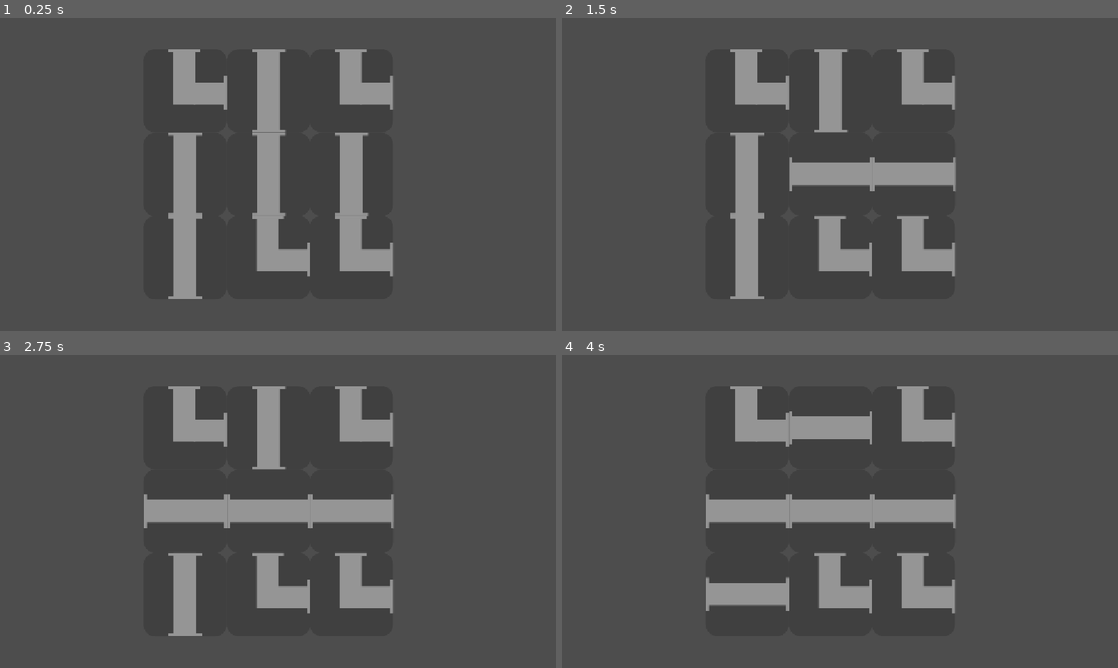
Above: before the commit, frames 1-4 (two rows, left to right).
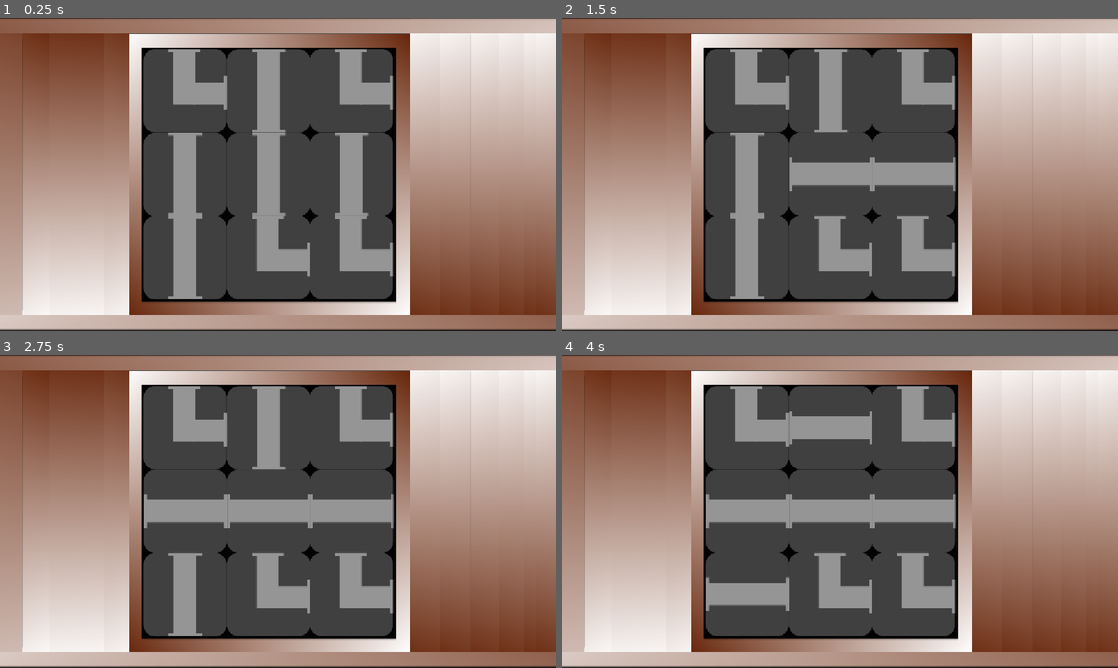
Above: after the commit, the same moments.

Repository: AmossLee274/67
Game: Godot game, scene res://task_2.tscn
Two runs of this game, one before a commit and one after it. Both use one fixed random seed, a clock stepped at 60 frames per second and the inputs below. This scene is started directly instead of the project's main scene.
Inputs (mouse positions are in pixels of both pictures, inside the frame that each line leads up to):
- Up to frame 1 (0.25 s): no input
- Up to frame 2 (1.5 s): tap Enter at 0.5 s; move the mouse to (912, 174) at 0.52 s; click (912, 174) at 0.6 s; tap Space at 1.25 s; move the mouse to (828, 174) at 1.27 s; click (828, 174) at 1.35 s
- Up to frame 3 (2.75 s): tap Enter at 2 s; move the mouse to (183, 511) at 2.02 s; click (183, 511) at 2.1 s
- Up to frame 4 (4 s): tap Space at 2.75 s; move the mouse to (828, 426) at 2.77 s; click (828, 426) at 2.85 s; tap Enter at 3.5 s; move the mouse to (745, 596) at 3.52 s; click (745, 596) at 3.6 s

The runs differ from the first frame. In frame 1, 65% of the frame differs, in the area x 0-100%, y 0-100%; in frame 2, 65%; in frame 3, 65%; in frame 4, 65%.

Commit message:
background

Diff:
--- a/task_2.gd
+++ b/task_2.gd
@@ -59,18 +59,6 @@
 	return false
 
 
-func check_puzzle() -> bool:
-	for pipe in pipes:
-
-		var neighbors = find_neighbors(pipe)
-
-		for other_pipe in neighbors:
-
-			if not check_connection(pipe, other_pipe):
-				return false
-
-	return true
-
 
 func _ready() -> void:
 
@@ -99,14 +87,12 @@
 
 func _process(delta: float) -> void:
 
-	if check_puzzle():
-		print("PUZZLE SOLVED!")
 
 	if Hasprint == true:
 		pass
 
 	if not Hasprint and $Straight5.up == true and $Straight4.up == true and $Curved3.down == true and $Curved3.right == tr …(235 unchanged characters)…
-		Complete()
+		print("PUZZLE SOLVED!")
 
 
 	if $Straight5.up == true and $Straight4.up == true :
--- a/task_2.tscn
+++ b/task_2.tscn
@@ -1,11 +1,17 @@
 [gd_scene format=3 uid="uid://boyusto2f0fca"]
 
 [ext_resource type="Script" uid="uid://dyo3ddlmw0af7" path="res://task_2.gd" id="1_erq8f"]
+[ext_resource type="Texture2D" uid="uid://dgyj4bijpdyur" path="res://w.png" id="2_lfjqd"]
 [ext_resource type="PackedScene" uid="uid://ggelo83owabb" path="res://straight.tscn" id="2_md183"]
 [ext_resource type="PackedScene" uid="uid://be1ffa2lh8g4t" path="res://curved.tscn" id="3_lfjqd"]
 
 [node name="Task 2" type="Node2D" unique_id=995482434]
 script = ExtResource("1_erq8f")
+
+[node name="Sprite2D3" type="Sprite2D" parent="." unique_id=1056433310]
+position = Vector2(557, 324.5)
+scale = Vector2(0.8888889, 1.5972602)
+texture = ExtResource("2_lfjqd")
 
 [node name="Straight2" parent="." unique_id=332857186 instance=ExtResource("2_md183")]
 position = Vector2(728.99994, 323.99997)
@@ -42,3 +48,83 @@
 [node name="Curved3" parent="." unique_id=1549767154 instance=ExtResource("3_lfjqd")]
 position = Vector2(384.00003, 151.00002)
 scale = Vector2(0.77, 0.77)
+
+[node name="Sprite2D4" type="Sprite2D" parent="." unique_id=2055491032]
+position = Vector2(1546.5498, 322.84378)
+scale = Vector2(2.1203954, 1.769007)
+texture = ExtResource("2_lfjqd")
+
+[node name="Sprite2D5" type="Sprite2D" parent="." unique_id=483395074]
+position = Vector2(1577.5499, 324.34378)
+scale = Vector2(2.0260274, 1.7607876)
+texture = ExtResource("2_lfjqd")
+
+[node name="Sprite2D6" type="Sprite2D" parent="." unique_id=844649160]
+position = Vector2(1609.0499, 324.34378)
+scale = Vector2(1.9301369, 1.7607878)
+texture = ExtResource("2_lfjqd")
+
+[node name="Sprite2D7" type="Sprite2D" parent="." unique_id=653577744]
+position = Vector2(1638.5499, 322.84378)
+scale = Vector2(1.8403348, 1.769007)
+texture = ExtResource("2_lfjqd")
+
+[node name="Sprite2D8" type="Sprite2D" parent="." unique_id=758801073]
+position = Vector2(1664.5498, 324.34378)
+scale = Vector2(1.7611871, 1.7607878)
+texture = ExtResource("2_lfjqd")
+
+[node name="Sprite2D9" type="Sprite2D" parent="." unique_id=812464150]
+position = Vector2(1677.0498, 325.34378)
+scale = Vector2(1.7231355, 1.7553083)
+texture = ExtResource("2_lfjqd")
+
+[node name="Sprite2D11" type="Sprite2D" parent="." unique_id=1995014074]
+position = Vector2(-296, 317.34375)
+scale = Vector2(1.714155, 1.7991439)
+texture = ExtResource("2_lfjqd")
+
+[node name="Sprite2D12" type="Sprite2D" parent="." unique_id=1448213800]
+position = Vector2(-351, 324.00003)
+scale = Vector2(1.714155, 1.7078768)
+texture = ExtResource("2_lfjqd")
+
+[node name="Sprite2D13" type="Sprite2D" parent="." unique_id=1507071797]
+position = Vector2(-403.04996, 324.00003)
+scale = Vector2(1.714003, 1.7078768)
+texture = ExtResource("2_lfjqd")
+
+[node name="Sprite2D3" type="Sprite2D" parent="Sprite2D13" unique_id=2016468169]
+position = Vector2(-1505.4656, -2.0493383)
+scale = Vector2(5.682582, 1.0378985)
+texture = ExtResource("2_lfjqd")
+
+[node name="Sprite2D14" type="Sprite2D" parent="." unique_id=1939613485]
+position = Vector2(-462, 324.00003)
+scale = Vector2(1.714155, 1.7078768)
+texture = ExtResource("2_lfjqd")
+
+[node name="Sprite2D3" type="Sprite2D" parent="Sprite2D14" unique_id=254762175]
+position = Vector2(-266.60352, 54.45352)
+scale = Vector2(1.714155, 1.7078768)
+texture = ExtResource("2_lfjqd")
+
+[node name="Sprite2D3" type="Sprite2D" parent="Sprite2D14/Sprite2D3" unique_id=1010818720]
+position = Vector2(-266.4784, 44.22589)
+scale = Vector2(1.714155, 1.7078768)
+texture = ExtResource("2_lfjqd")
+
+[node name="Sprite2D3" type="Sprite2D" parent="Sprite2D14/Sprite2D3/Sprite2D3" unique_id=965529986]
+position = Vector2(-262.47083, 79.09093)
+scale = Vector2(1.714155, 1.7078768)
+texture = ExtResource("2_lfjqd")
+
+[node name="Sprite2D17" type="Sprite2D" parent="Sprite2D14" unique_id=1305478703]
+position = Vector2(626.2561, -353.65546)
+scale = Vector2(2.0644648, 1)
+texture = ExtResource("2_lfjqd")
+
+[node name="Sprite2D10" type="Sprite2D" parent="Sprite2D14/Sprite2D17" unique_id=1423601931]
+position = Vector2(-1.5258789e-05, 706.13983)
+scale = Vector2(0.9999999, 0.99999994)
+texture = ExtResource("2_lfjqd")
